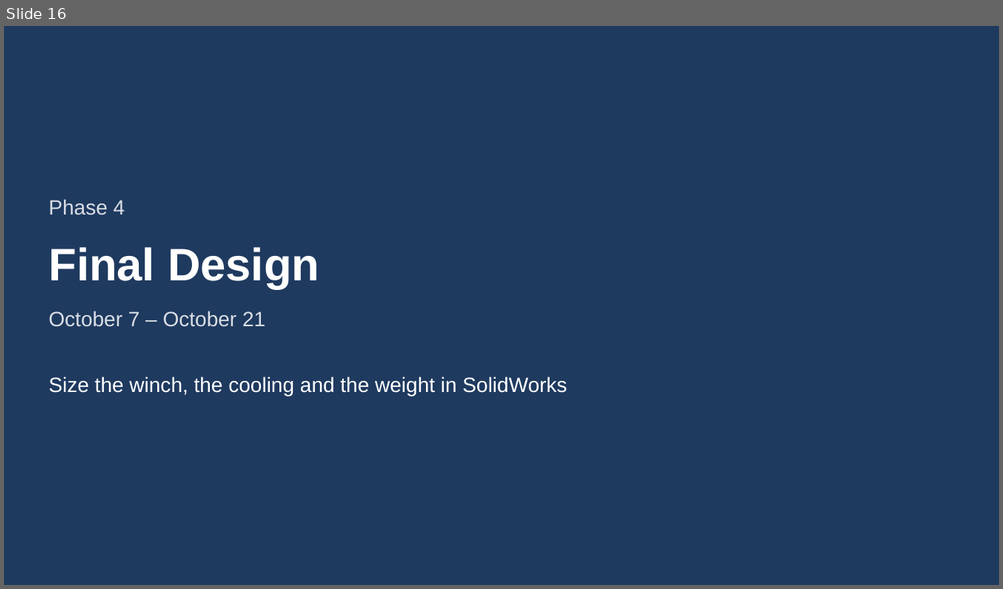
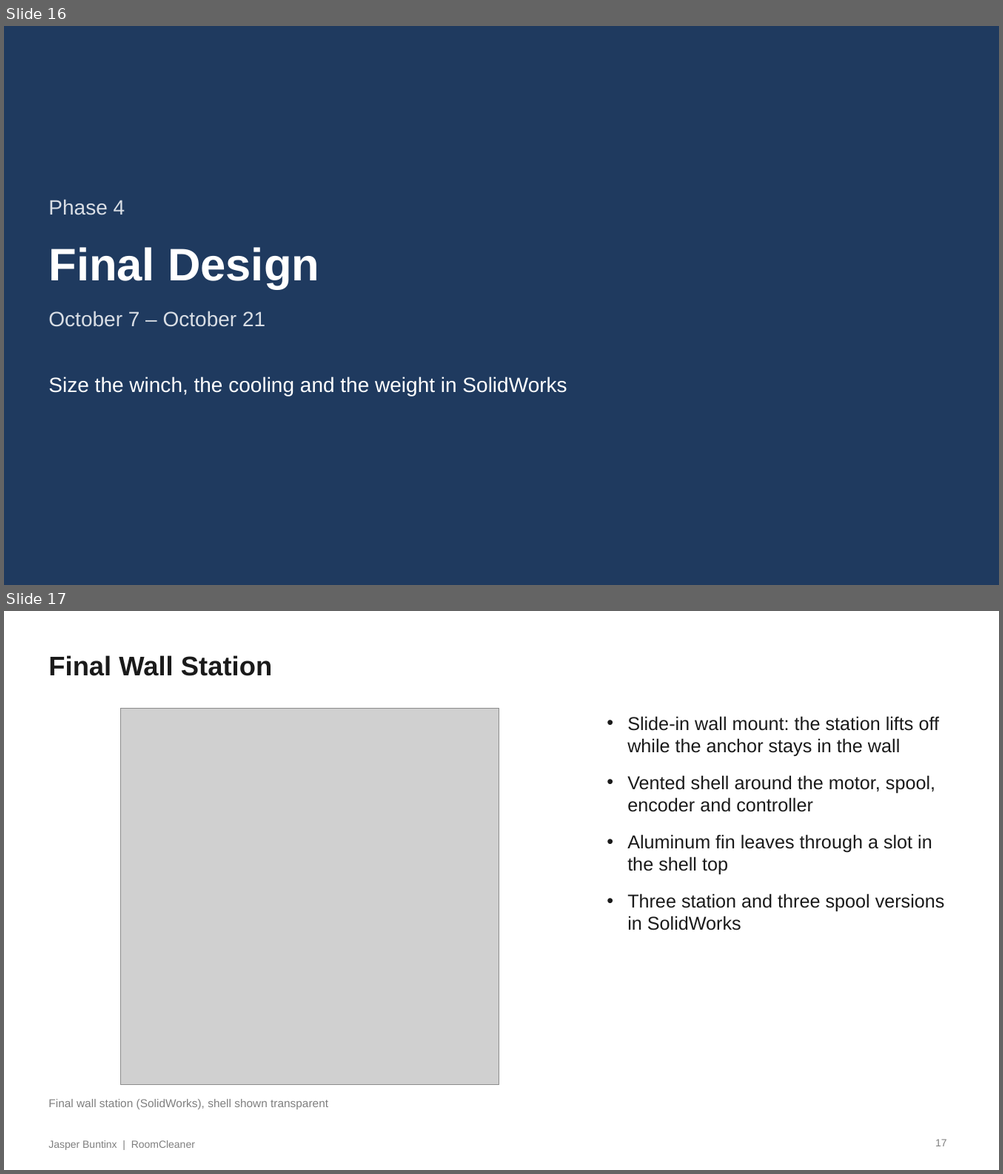
Before and after one commit to Jaspario1199/RoomCleaner, a slide deck: docs/presentation/deck_v7/RoomCleaner_Buntinx_Oct27_v7.pptx. Shown one above the other, each under a label of ours: slide 16 before the commit, slides 16 and 17 after it. The pictures are 1003x589 and 1003x1174 pixels, drawn with LibreOffice and Linux fonts; fonts in the diff are those of the drawing; grey boxes stand for pictures. Boxes give left, top, right and bottom in pixels: in the first picture for what was removed or moved away, otherwise in the second. Text is boxed around its words. In the diff, an @@ line names an element or a change of style, - is before the commit and + after.

```diff
--- a/docs/presentation/deck_v7/RoomCleaner_Buntinx_Oct27_v7.pptx
+++ b/docs/presentation/deck_v7/RoomCleaner_Buntinx_Oct27_v7.pptx
@@ slide 17 added at box(4, 611, 999, 1170), background #FFFFFF @@
@@ text added at box(48, 655, 272, 676), 26 pt, text #1A1A1A, bold @@
+Final Wall Station
@@ picture added at box(121, 708, 499, 1085) @@
@@ text added at box(627, 716, 945, 931), 18 pt, text #1A1A1A @@
+• Slide-in wall mount: the station lifts off while the anchor stays in the wall
+• Vented shell around the motor, spool, encoder and controller
+• Aluminum fin leaves through a slot in the shell top
+• Three station and three spool versions in SolidWorks
@@ text added at box(48, 1099, 328, 1110), 11 pt, text #7F7F7F @@
+Final wall station (SolidWorks), shell shown transparent
@@ text added at box(48, 1141, 195, 1150), 10 pt, text #7F7F7F @@
+Jasper Buntinx | RoomCleaner
@@ page number added at box(935, 1139, 947, 1147), 10 pt, text #7F7F7F @@
+17
```
Also in this commit, not shown: 1 slide changed, 6 other files.
